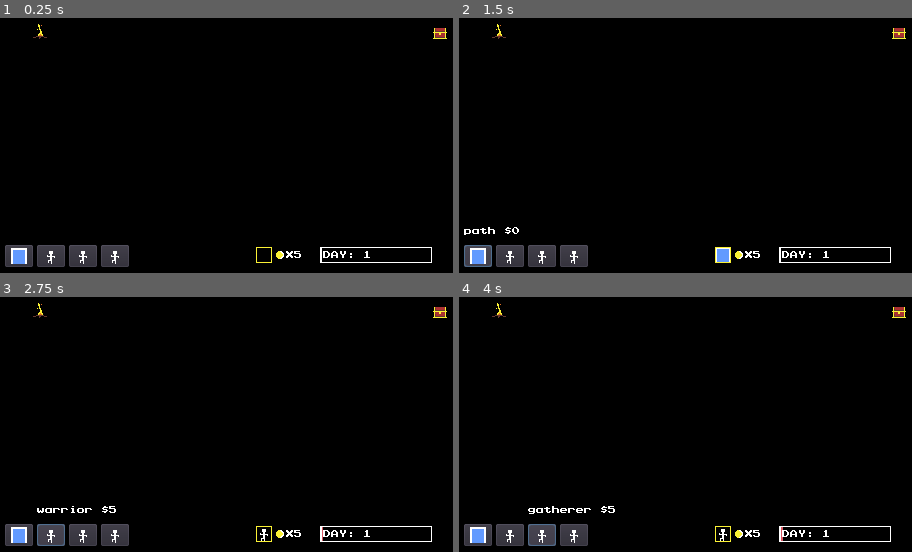
Above: before the commit, frames 1-4 (two rows, left to right).
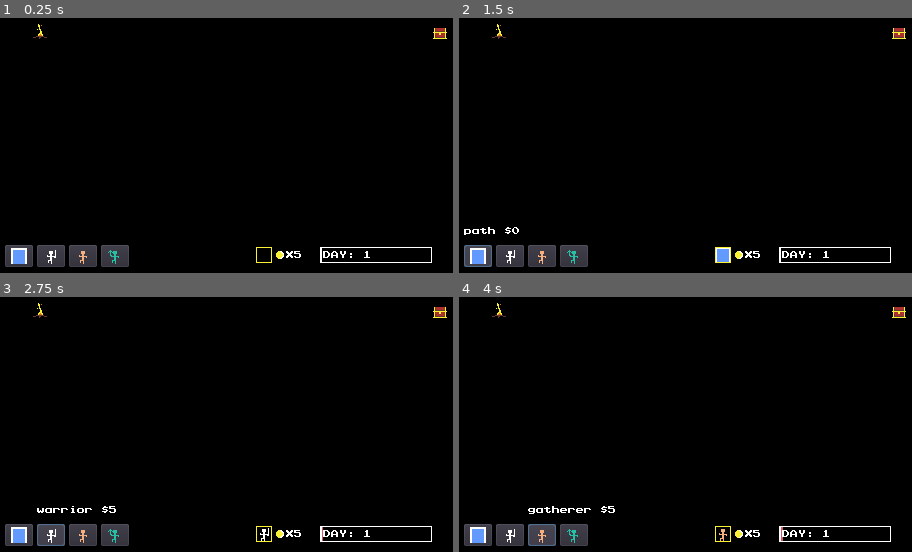
Above: after the commit, the same moments.

Repository: mcerdeira/LoopCityTD
Game: Godot game, scene res://scenes/Main.tscn
The game is run twice, just before and just after one commit, with the same random seed, the same clock (stepped at 60 frames per second) and the same inputs.
Inputs (mouse positions are in pixels of both pictures, inside the frame that each line leads up to):
- Up to frame 1 (0.25 s): no input
- Up to frame 2 (1.5 s): click (477, 255) at 0.5 s; click "path $0" at 1.25 s
- Up to frame 3 (2.75 s): click (49, 534) at 2.02 s
- Up to frame 4 (4 s): click "warrior $5" at 2.75 s; click (540, 534) at 3.52 s

The runs differ from the first frame. In frame 1, less than 0.1% of the frame differs, in the area x 12-27%, y 90-97%; in frame 2, less than 0.1%; in frame 3, less than 0.1%; in frame 4, 0.1%, in the area x 12-60%, y 90-97%.

Commit message:
More about character types

Diff:
--- a/scenes/player_obj.tscn
+++ b/scenes/player_obj.tscn
@@ -1,19 +1,35 @@
-[gd_scene load_steps=8 format=2]
+[gd_scene load_steps=14 format=2]
 
 [ext_resource path="res://sprites/warrior1.png" type="Texture" id=1]
 [ext_resource path="res://sprites/warrior2.png" type="Texture" id=2]
 [ext_resource path="res://sprites/warrior3.png" type="Texture" id=3]
 [ext_resource path="res://scripts/player_obj.gd" type="Script" id=4]
 [ext_resource path="res://scenes/coin.tscn" type="PackedScene" id=5]
+[ext_resource path="res://sprites/gatherer1.png" type="Texture" id=6]
+[ext_resource path="res://sprites/gatherer2.png" type="Texture" id=7]
+[ext_resource path="res://sprites/gatherer3.png" type="Texture" id=8]
+[ext_resource path="res://sprites/miner1.png" type="Texture" id=9]
+[ext_resource path="res://sprites/miner2.png" type="Texture" id=10]
+[ext_resource path="res://sprites/miner3.png" type="Texture" id=11]
 
 [sub_resource type="RectangleShape2D" id=2]
 extents = Vector2( 2.25, 2.5 )
 
 [sub_resource type="SpriteFrames" id=3]
 animations = [ {
+"frames": [ ExtResource( 9 ), ExtResource( 10 ), ExtResource( 11 ) ],
+"loop": true,
+"name": "miner",
+"speed": 5.0
+}, {
+"frames": [ ExtResource( 6 ), ExtResource( 7 ), ExtResource( 8 ) ],
+"loop": true,
+"name": "gatherer",
+"speed": 5.0
+}, {
 "frames": [ ExtResource( 1 ), ExtResource( 2 ), ExtResource( 3 ) ],
 "loop": true,
-"name": "default",
+"name": "warrior",
 "speed": 5.0
 } ]
 
@@ -23,9 +39,10 @@
 [node name="collider" type="CollisionShape2D" parent="."]
 shape = SubResource( 2 )
 
-[node name="AnimatedSprite" type="AnimatedSprite" parent="."]
+[node name="sprites" type="AnimatedSprite" parent="."]
 frames = SubResource( 3 )
-frame = 1
+animation = "warrior"
+frame = 2
 playing = true
 
 [node name="coin" parent="." instance=ExtResource( 5 )]
--- a/scripts/Global.gd
+++ b/scripts/Global.gd
@@ -57,6 +57,11 @@
 	AudioInstance.stream = Purchase_Coin
 	AudioInstance.play()
 
+func matching_types(mode, type):
+	return ((mode == "warrior" and type == "city")
+	or (mode == "gatherer" and type == "chest")
+	or (mode == "miner" and type == "rock"))
+
 func is_character(mode):
 	return (mode == "warrior" or mode == "gatherer" or mode == "miner")
 
--- a/scripts/Main.gd
+++ b/scripts/Main.gd
@@ -2,8 +2,8 @@
 onready var button = preload("res://scenes/tile_button.tscn")
 onready var icon1 = preload("res://sprites/path1.png")
 onready var icon2 = preload("res://sprites/warrior1.png")
-onready var icon3 = preload("res://sprites/warrior1.png")
-onready var icon4 = preload("res://sprites/warrior1.png")
+onready var icon3 = preload("res://sprites/gatherer1.png")
+onready var icon4 = preload("res://sprites/miner1.png")
 
 onready var city = preload("res://scenes/city_obj.tscn")
 var ttl_city_spawn = 0
--- a/scripts/city_obj.gd
+++ b/scripts/city_obj.gd
@@ -24,7 +24,7 @@
 		$sprites.frame = 1
 
 func create_character():
-	if Global.is_character(Global.WRITE_MODE):
+	if Global.is_character(Global.WRITE_MODE) and Global.matching_types(Global.WRITE_MODE, type):
 		var cost = Global.get_cost(Global.WRITE_MODE)
 		if  Global.COINS >= cost:
 			var parent = get_parent()
@@ -35,6 +35,8 @@
 			p.set_position(pos.position)
 			p.destination_type = type
 			p.reward = coin_reward
+			p.type = Global.WRITE_MODE
+			p.initialize()
 			parent.add_child(p)
 
 func _on_city_area2d_mouse_entered():
--- a/scripts/player_obj.gd
+++ b/scripts/player_obj.gd
@@ -28,19 +28,21 @@
 		current_path = path_find.get_simple_path(init_pos, end_node, false)
 
 func _ready():
+	$coin.visible = false
+	var parent = get_parent()
+	line = line_tscn.instance()
+	parent.add_child(line)
+
+	get_path()
+
+func initialize():
+	$sprites.animation = type
 	if type == "warrior":
 		Global.WARRIOR_COUNT += 1
 	elif type == "gatherer":
 		Global.GATHERER_COUNT += 1
 	elif type == "miner":
 		Global.MINER_COUNT += 1
-
-	$coin.visible = false
-	var parent = get_parent()
-	line = line_tscn.instance()
-	parent.add_child(line)
-
-	get_path()
 
 func _process(delta):
 	if !active:
Binary file added: sprites/gatherer1.png
Not shown, added: sprites/gatherer1.png.import
Binary file added: sprites/gatherer2.png
Not shown, added: sprites/gatherer2.png.import
Binary file added: sprites/gatherer3.png
Not shown, added: sprites/gatherer3.png.import
Binary file added: sprites/miner1.png
Not shown, added: sprites/miner1.png.import
Binary file added: sprites/miner2.png
Not shown, added: sprites/miner2.png.import
Binary file added: sprites/miner3.png
Not shown, added: sprites/miner3.png.import
(and 3 more such lines)
